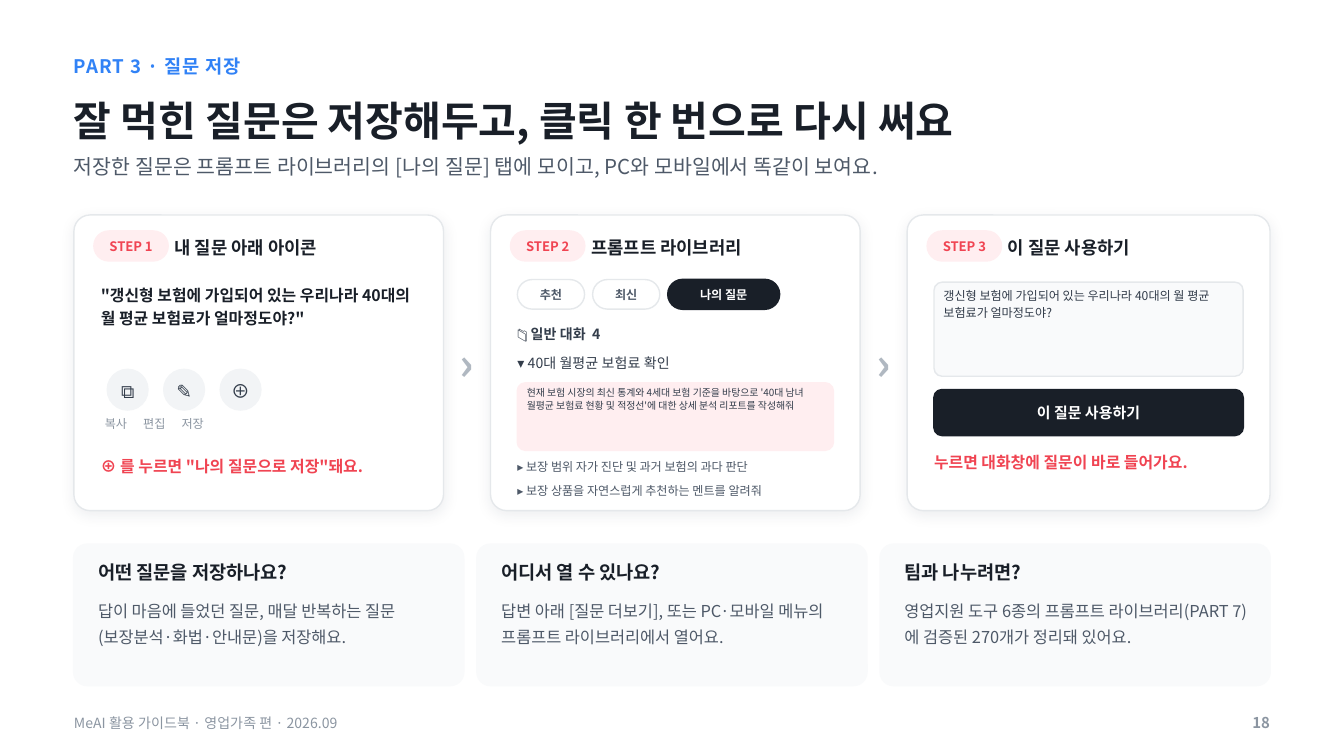
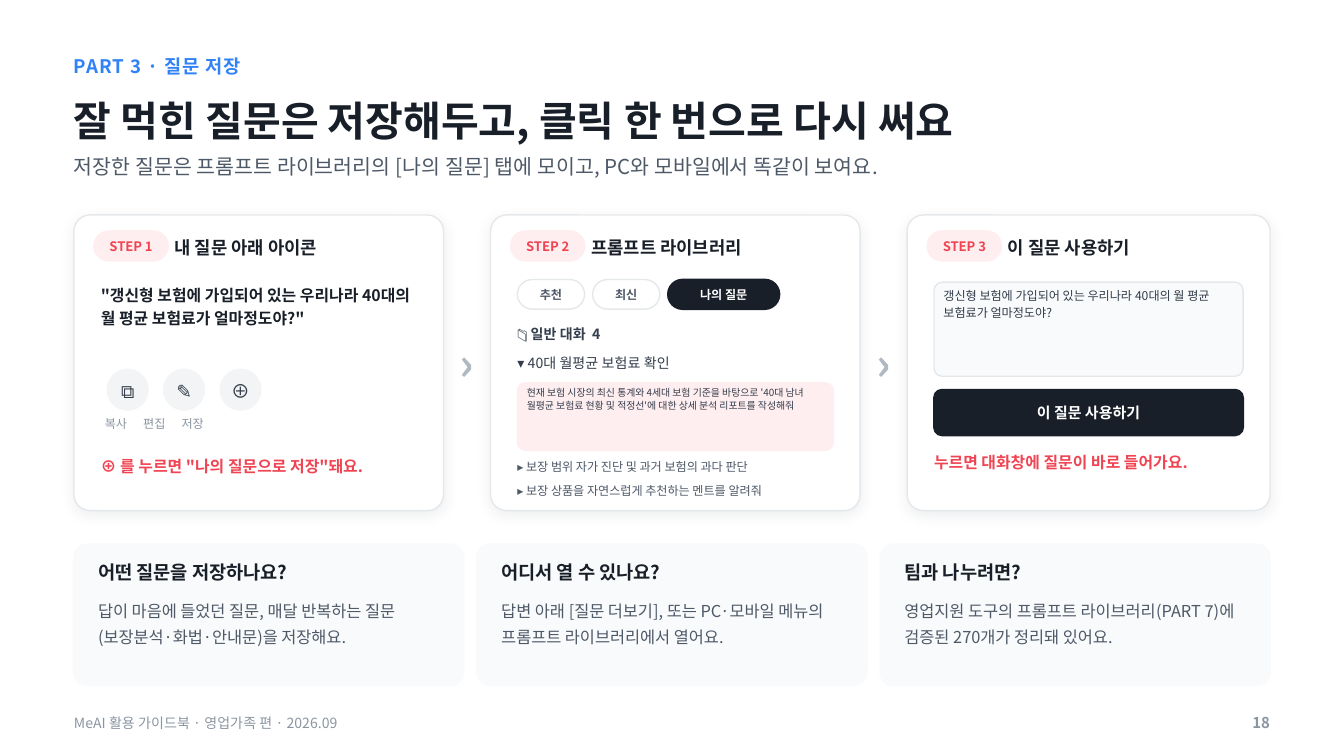
Before and after one commit to hunx11-sys/MeAI, a slide deck: slide 18 of docs/MeAI_활용가이드북_영업가족편_2026.09.pptx. Drawn at 1344x756 pixels with LibreOffice and Linux fonts; fonts in the diff are those of the drawing. Boxes give left, top, right and bottom in pixels: in the first picture for what was removed or moved away, otherwise in the second. Text is boxed around its words. In the diff, an @@ line names an element or a change of style, - is before the commit and + after.

```diff
--- a/docs/MeAI_활용가이드북_영업가족편_2026.09.pptx
+++ b/docs/MeAI_활용가이드북_영업가족편_2026.09.pptx
@@ text at (904,603,1235,645): text changed @@
-영업지원 도구 6종의 프롬프트 라이브러리(PART 7)에 검증된 270개가 정리돼 있어요.
+영업지원 도구의 프롬프트 라이브러리(PART 7)에 검증된 270개가 정리돼 있어요.
```
Also in this commit, not shown: 14 other slides changed, 4 slides added, 1 slide removed, 1 other file.
